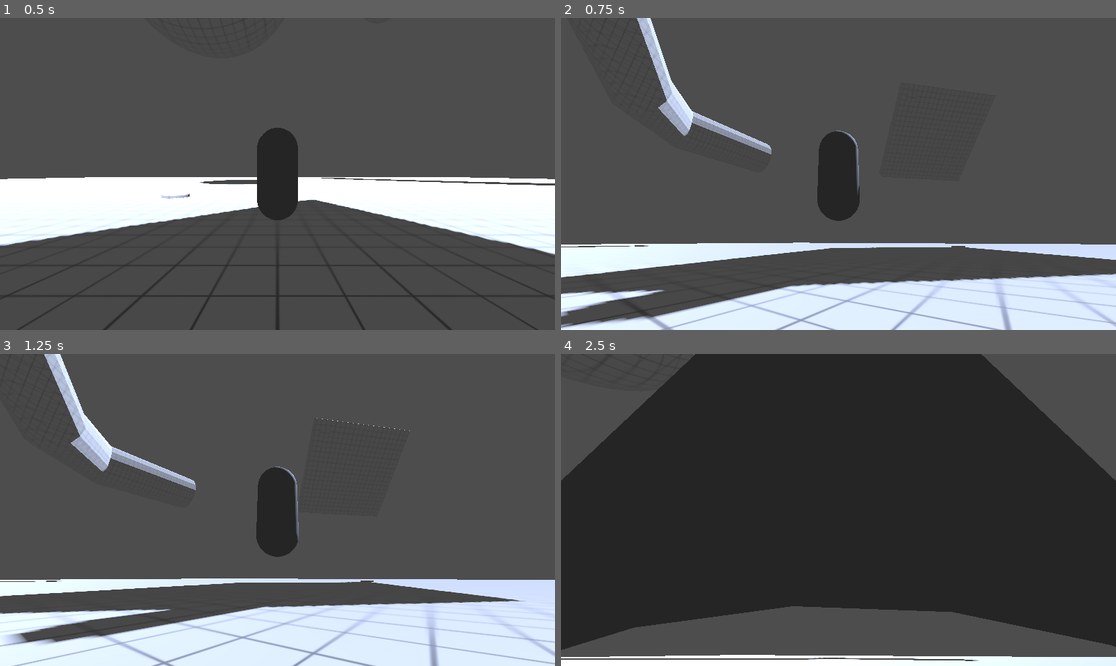
Above: before the commit, frames 1-4 (two rows, left to right).
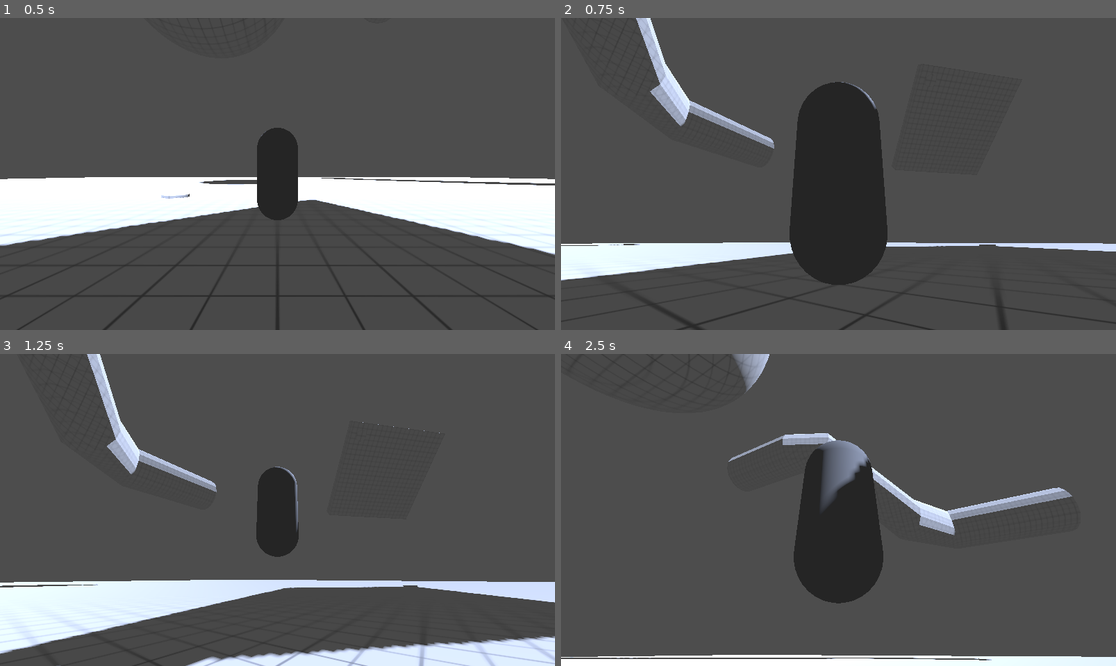
Above: after the commit, the same moments.

Repository: babypandabear3/godot_galaxy
Game: Godot game, scene res://world.tscn
The game is run twice, just before and just after one commit, with the same random seed, the same clock (stepped at 60 frames per second) and the same inputs.
Inputs (mouse positions are in pixels of both pictures, inside the frame that each line leads up to):
- Up to frame 1 (0.5 s): no input
- Up to frame 2 (0.75 s): tap Enter (ui_accept) at 0.5, 0.6 s; move the mouse to (960, 158) at 0.52 s; hold Right (ui_right) from 0.53 s (still down)
- Up to frame 3 (1.25 s): keep holding Right (ui_right); tap Space (jump, bound only after the commit) at 0.77, 0.8, 1.07 s
- Up to frame 4 (2.5 s): move the mouse to (727, 525) at 1.27 s; release Right (ui_right) at 1.28 s; hold Down (ui_down) 1.28-2.03 s; tap Space (jump, bound only after the commit) at 1.35, 1.52, 1.82, 2.3 s; tap Enter (ui_accept) at 1.55, 2.1 s; move the mouse to (894, 441) at 2.02 s; hold Right (ui_right) from 2.03 s (still down)

Frame 1 is identical in both runs. In frame 2, 23% of the frame differs, in the area x 0-100%, y 0-100%; in frame 3, 22%; in frame 4, 71%, in the area x 0-100%, y 0-99%.

Commit message:
add input map add capture mouse add escape key to end game

Diff:
--- a/player.gd
+++ b/player.gd
@@ -13,6 +13,14 @@
 var gravity_dir := Vector3.DOWN
 
 var impulse := Vector3.ZERO
+
+func _ready():
+	Input.mouse_mode = Input.MOUSE_MODE_CAPTURED
+
+func _input(event):
+	if event is InputEventKey:
+		if event.keycode == KEY_ESCAPE:
+			get_tree().quit()
 
 func _physics_process(delta):
 	if not camera:
@@ -37,13 +45,13 @@
 		velocity += gravity_dir * gravity * delta
 
 	# Handle jump.
-	if Input.is_action_just_pressed("ui_accept") and is_on_floor():
+	if Input.is_action_just_pressed("jump") and is_on_floor():
 		velocity = velocity.slide(gravity_dir)
 		velocity -= gravity_dir * JUMP_VELOCITY
 
 	# Get the input direction and handle the movement/deceleration.
 	# As good practice, you should replace UI actions with custom gameplay actions.
-	var input_dir = Input.get_vector("ui_left", "ui_right", "ui_up", "ui_down")
+	var input_dir = Input.get_vector("move_left", "move_right", "move_up", "move_down")
 	var camera_basis = camera.get_camera_basis_for_controller()
 
 	var direction = ((camera_basis.x * input_dir.x) + (camera_basis.z * input_dir.y)).normalized() #(transform.basis * Vector3(input_dir.x, 0, input_dir.y)).normalized()
--- a/project.godot
+++ b/project.godot
@@ -15,6 +15,34 @@
 config/features=PackedStringArray("4.2", "GL Compatibility")
 config/icon="res://icon.svg"
 
+[input]
+
+move_left={
+"deadzone": 0.5,
+"events": [Object(InputEventKey,"resource_local_to_scene":false,"resource_name":"","device":-1,"window_id":0,"alt_pressed":false,"shift_pressed":false,"ctrl_pressed":false,"meta_pressed":false,"pressed":false,"keycode":0,"physical_keycode":65,"key_label":0,"unicode":97,"echo":false,"script":null)
+]
+}
+move_right={
+"deadzone": 0.5,
+"events": [Object(InputEventKey,"resource_local_to_scene":false,"resource_name":"","device":-1,"window_id":0,"alt_pressed":false,"shift_pressed":false,"ctrl_pressed":false,"meta_pressed":false,"pressed":false,"keycode":0,"physical_keycode":68,"key_label":0,"unicode":100,"echo":false,"script":null)
+]
+}
+move_up={
+"deadzone": 0.5,
+"events": [Object(InputEventKey,"resource_local_to_scene":false,"resource_name":"","device":-1,"window_id":0,"alt_pressed":false,"shift_pressed":false,"ctrl_pressed":false,"meta_pressed":false,"pressed":false,"keycode":0,"physical_keycode":87,"key_label":0,"unicode":119,"echo":false,"script":null)
+]
+}
+move_down={
+"deadzone": 0.5,
+"events": [Object(InputEventKey,"resource_local_to_scene":false,"resource_name":"","device":-1,"window_id":0,"alt_pressed":false,"shift_pressed":false,"ctrl_pressed":false,"meta_pressed":false,"pressed":false,"keycode":0,"physical_keycode":83,"key_label":0,"unicode":115,"echo":false,"script":null)
+]
+}
+jump={
+"deadzone": 0.5,
+"events": [Object(InputEventKey,"resource_local_to_scene":false,"resource_name":"","device":-1,"window_id":0,"alt_pressed":false,"shift_pressed":false,"ctrl_pressed":false,"meta_pressed":false,"pressed":false,"keycode":0,"physical_keycode":32,"key_label":0,"unicode":32,"echo":false,"script":null)
+]
+}
+
 [rendering]
 
 renderer/rendering_method="gl_compatibility"
